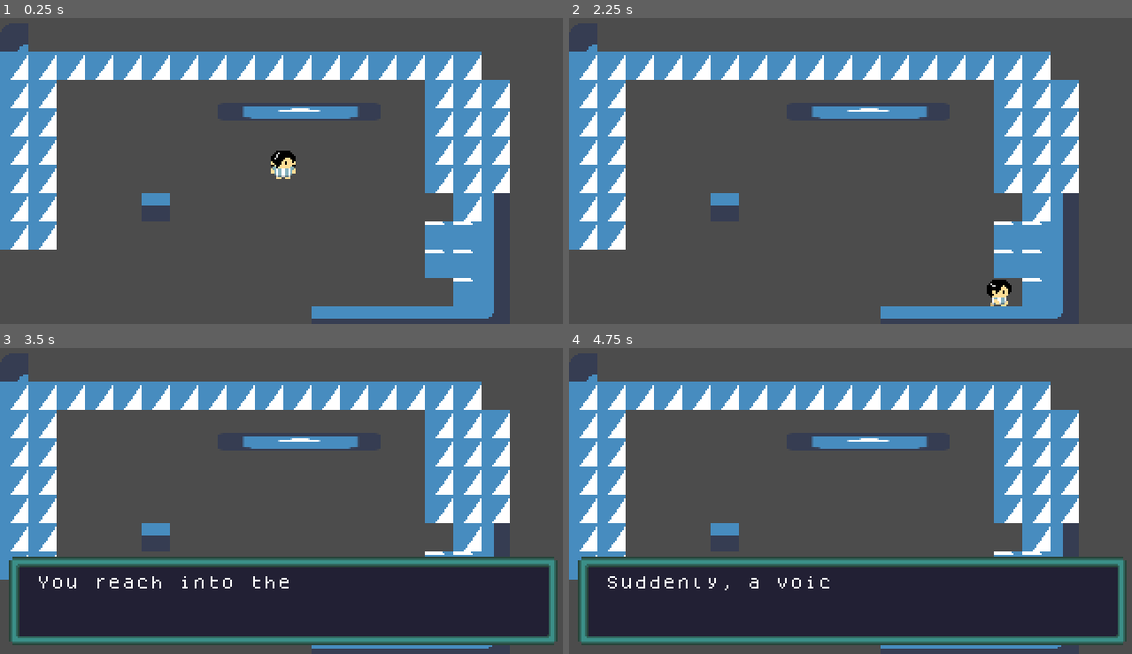
Above: before the commit, frames 1-4 (two rows, left to right).
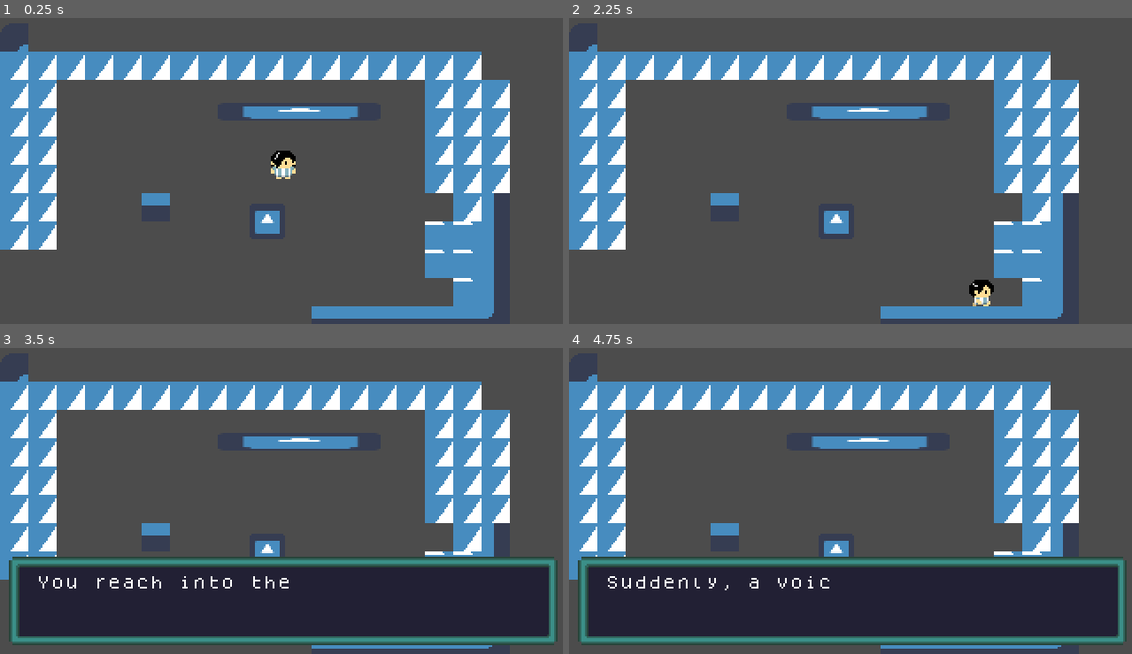
Above: after the commit, the same moments.

Repository: XanGrab/2022brackeyJammin
Game: Godot game, scene res://scenes/test scene/Rishus Test.tscn
Same seed, same stepped clock (60 frames per second), same inputs: the game is played once before the commit and once after it. This scene is started directly instead of the project's main scene. The engine's default icon, where the game draws it, is replaced by a stand-in: a white triangle on a blue panel in a dark square.
Inputs:
- Up to frame 1 (0.25 s): no input
- Up to frame 2 (2.25 s): tap Enter at 0.5 s; hold Right (playermove_right) 0.53-1.28 s; hold Z (grab) 0.53-1.28 s; hold S (playermove_down) 1.28-2.03 s; tap Space (dialogue_advance) at 1.35 s; tap Z (grab) at 1.55 s; hold Right (playermove_right) from 2.03 s (still down); hold Z (grab) from 2.03 s (still down)
- Up to frame 3 (3.5 s): release Right (playermove_right) at 2.78 s; release Z (grab) at 2.78 s; hold Up (playermove_up) from 2.78 s (still down); tap 2 at 2.85 s; tap Z (grab) at 3.05 s
- Up to frame 4 (4.75 s): release Up (playermove_up) at 3.53 s; hold Z (grab) 3.53-4.28 s; hold A (playermove_left) from 3.53 s (still down); tap Space (dialogue_advance) at 4.25, 4.35 s; tap Z (grab) at 4.55 s

The runs differ from the first frame. In frame 1, 0.3% of the frame differs, in the area x 45-50%, y 63-71%; in frame 2, 0.8%, in the area x 45-79%, y 63-95%; in frame 3, 0.2%; in frame 4, 0.2%.

Commit message:
pushable object
is not limited by items yet

Diff:
--- a/project.godot
+++ b/project.godot
@@ -57,7 +57,7 @@
 }
 interact_select={
 "deadzone": 0.5,
-"events": [ Object(InputEventKey,"resource_local_to_scene":false,"resource_name":"","device":0,"alt":false,"shift":false,"control":false,"meta":false,"command":false,"pressed":false,"scancode":90,"physical_scancode":0,"unicode":0,"echo":false,"script":null)
+"events": [ Object(InputEventKey,"resource_local_to_scene":false,"resource_name":"","device":0,"alt":false,"shift":false,"control":false,"meta":false,"command":false,"pressed":false,"scancode":32,"physical_scancode":0,"unicode":0,"echo":false,"script":null)
  ]
 }
 dialogue_advance={
--- a/scenes/modular scenes/Player.tscn
+++ b/scenes/modular scenes/Player.tscn
@@ -7,7 +7,7 @@
 [ext_resource path="res://player resources/playerspriteframes.tres" type="SpriteFrames" id=5]
 
 [sub_resource type="RectangleShape2D" id=1]
-extents = Vector2( 6, 7 )
+extents = Vector2( 7, 8 )
 
 [node name="Player" type="KinematicBody2D"]
 script = ExtResource( 3 )
--- a/scenes/test scene/Rishus Test.tscn
+++ b/scenes/test scene/Rishus Test.tscn
@@ -8,6 +8,8 @@
 
 [sub_resource type="RectangleShape2D" id=1]
 extents = Vector2( 32.3441, 32 )
+
+[sub_resource type="RectangleShape2D" id=2]
 
 [node name="Node2D" type="Node2D"]
 
@@ -41,5 +43,16 @@
 
 [node name="Dialogue System" parent="CanvasLayer" instance=ExtResource( 5 )]
 
+[node name="KinematicBody2D" type="KinematicBody2D" parent="." groups=["Pushable"]]
+position = Vector2( -9, 32 )
+collision_layer = 3
+
+[node name="Sprite" type="Sprite" parent="KinematicBody2D"]
+scale = Vector2( 0.3, 0.3 )
+texture = ExtResource( 3 )
+
+[node name="CollisionShape2D" type="CollisionShape2D" parent="KinematicBody2D" groups=["Pushable"]]
+shape = SubResource( 2 )
+
 [connection signal="on_dialogue_close" from="CanvasLayer/Dialogue System" to="Player" method="_on_dialogue_close"]
 [connection signal="on_dialogue_open" from="CanvasLayer/Dialogue System" to="Player" method="_on_dialogue_open"]
--- a/scripts/player/Interactor.gd
+++ b/scripts/player/Interactor.gd
@@ -18,5 +18,14 @@
 
 	if(is_colliding()):
 		var collider = get_collider()
+
 		if(collider is Interactable):
 			collider._on_interact()
+
+func _input(event):
+	if(Input.is_action_pressed("grab") && is_colliding()):
+		var collider = get_collider()
+		print(collider)
+
+		if(collider.is_in_group("Pushable")):
+			player.start_pushing(collider)
--- a/scripts/player/player_movement.gd
+++ b/scripts/player/player_movement.gd
@@ -2,6 +2,7 @@
 
 # speed at which the player moves. Try changing it for different results!
 const SPEED = 90
+const PUSH_SPEED = 30
 
 # avoid modifying these
 const RAYCAST_LENGTH = 4
@@ -20,12 +21,14 @@
 onready var root = get_tree().get_root()
 # onready var dialogue_system = $"/root".get_child(root.get_child_count() - 1).get_node("CanvasLayer/Dialogue System")
 
-enum PlayerState {SCENETRANSITION, DIALOGUE, IDLE, MOVE}
+enum PlayerState {SCENETRANSITION, DIALOGUE, IDLE, MOVE, PUSHPULL}
 
 onready var _player_state_machine = PlayerState.IDLE
 
 onready var direction : Vector2 = Vector2(0, 1)
 onready var input: Vector2 = Vector2()
+onready var pushObject: KinematicBody2D = null
+
 
 signal on_move(state, direction)
 
@@ -44,7 +47,7 @@
 	interactor.enabled = true
 
 # Called every frame. 'delta' is the elapsed time since the previous frame.
-func _physics_process(_delta):
+func _physics_process(delta):
 	match _player_state_machine:
 		PlayerState.IDLE:
 			read_input()
@@ -52,6 +55,16 @@
 		PlayerState.MOVE:
 			read_input()
 			move()
+		PlayerState.PUSHPULL:
+			read_input()
+			if(isCardinal(input) && abs(input.x) == abs(direction.x)):
+				move_and_slide(input * PUSH_SPEED)
+				pushObject.move_and_slide(input * PUSH_SPEED)
+
+
+			if(!Input.is_action_pressed("grab")):
+				set_state(PlayerState.IDLE)
+				pushObject = null
 		PlayerState.SCENETRANSITION:
 			move()
 	emit_signal("on_move", _player_state_machine, direction)
@@ -88,6 +101,10 @@
 
 	# note: zero vector remains unchanged
 	input = input.normalized()
+
+func start_pushing(object) -> void:
+	pushObject = object
+	set_state(PlayerState.PUSHPULL)
 
 func move() -> void:
 	if _player_state_machine == PlayerState.IDLE || _player_state_machine == PlayerState.MOVE:
--- a/scripts/player/sprite_animator.gd
+++ b/scripts/player/sprite_animator.gd
@@ -13,6 +13,9 @@
 			anim_name = "Idle"
 		parent.PlayerState.SCENETRANSITION:
 			anim_name = "Walk"
+
+	if(anim_name == ""):
+		anim_name = "Idle"
 
 	anim_name += "_"
 
Not shown: 1 places in scenes/test scene/Rishus Test.tscn that only renumber resources
